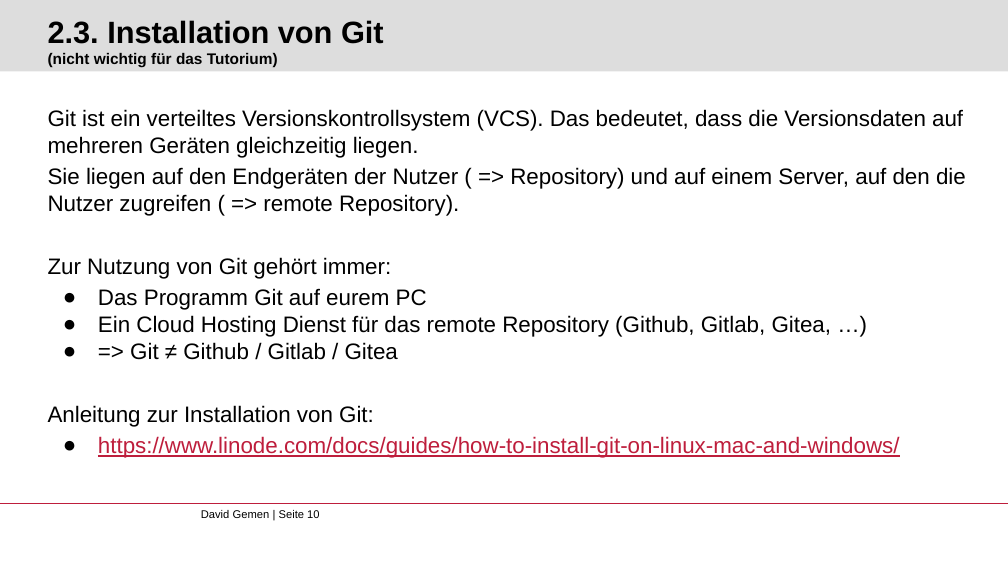
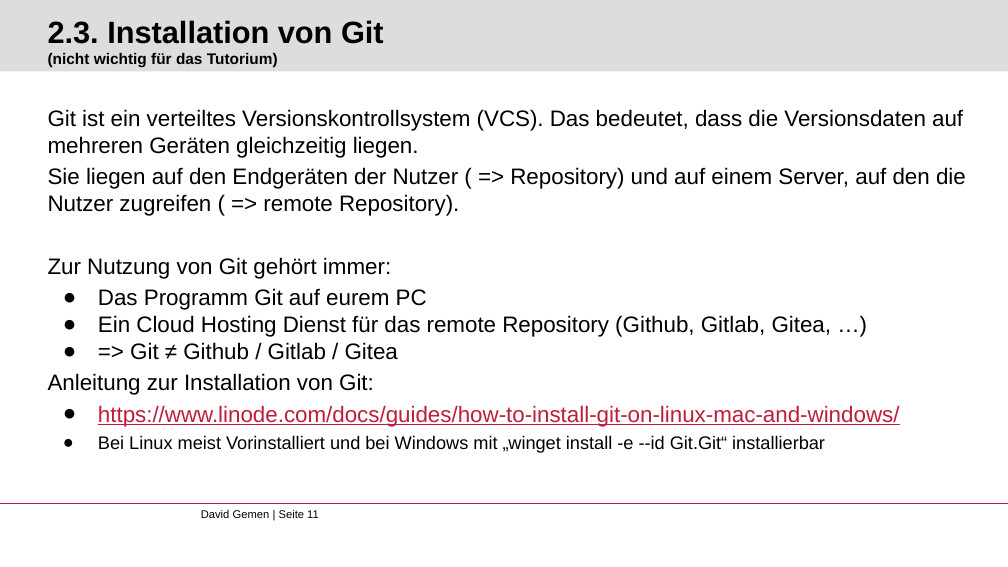
Before and after one commit to gemdav/Programmieren-1-Tutorium, a slide deck: slide 11 of slides/00_installation_introduction.pptx (slide 10 before the commit). Drawn at 1008x567 pixels with LibreOffice and Linux fonts; fonts in the diff are those of the drawing; background and template pictures are left out. Boxes give left, top, right and bottom in pixels: in the first picture for what was removed or moved away, otherwise in the second. Text is boxed around its words. In the diff, an @@ line names an element or a change of style, - is before the commit and + after.

Commit message:
Slides 00_Installation_introduction: Versuch meine slides an den bereits vorhanden style anzupassen und klaeglich gescheitert, 2 neue Slides zum erzeugen ssh key, da die erzeugung bei win,mac, linux sich nicht unterscheidet und wo der PubKey herkommt

```diff
--- a/slides/00_installation_introduction.pptx
+++ b/slides/00_installation_introduction.pptx
@@ text at box(98, 435, 825, 453): paragraph added @@
+● Bei Linux meist Vorinstalliert und bei Windows mit „winget install -e --id Git.Git“ installierbar
@@ text at box(201, 510, 319, 518): text changed @@
-David Gemen | Seite 10
+David Gemen | Seite 11
```
Also in this commit, not shown: 2 other slides changed, 2 slides added, 1 slide removed.
